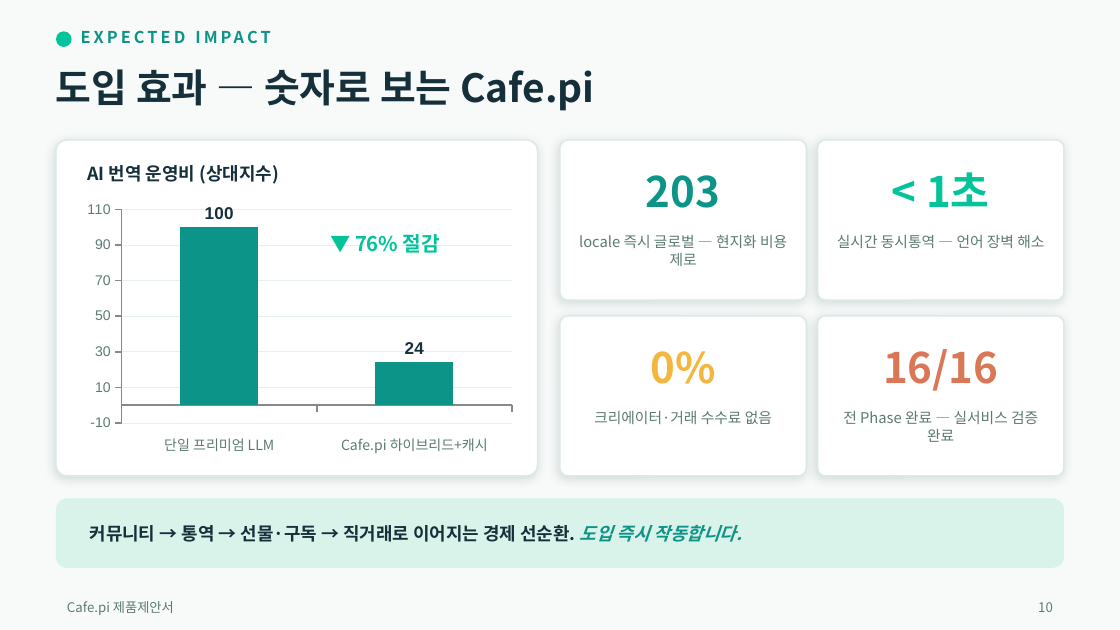
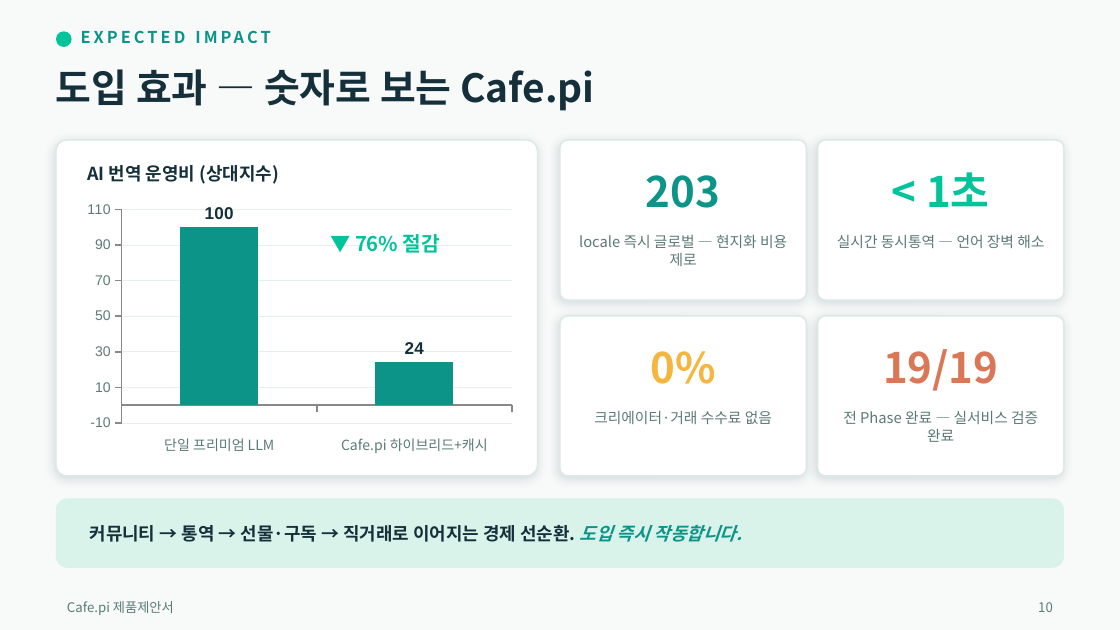
Before and after one commit to anakinwon/loginpi, a slide deck: slide 10 of docs/제품제안서.pptx. Drawn at 1120x630 pixels with LibreOffice and Linux fonts; fonts in the diff are those of the drawing. Boxes give left, top, right and bottom in pixels: in the first picture for what was removed or moved away, otherwise in the second. Text is boxed around its words. In the diff, an @@ line names an element or a change of style, - is before the commit and + after.

```diff
--- a/docs/제품제안서.pptx
+++ b/docs/제품제안서.pptx
@@ text at [883,349,998,391]: text changed @@
-16/16
+19/19
```
Also in this commit, not shown: 7 other slides changed, 2 other files.
